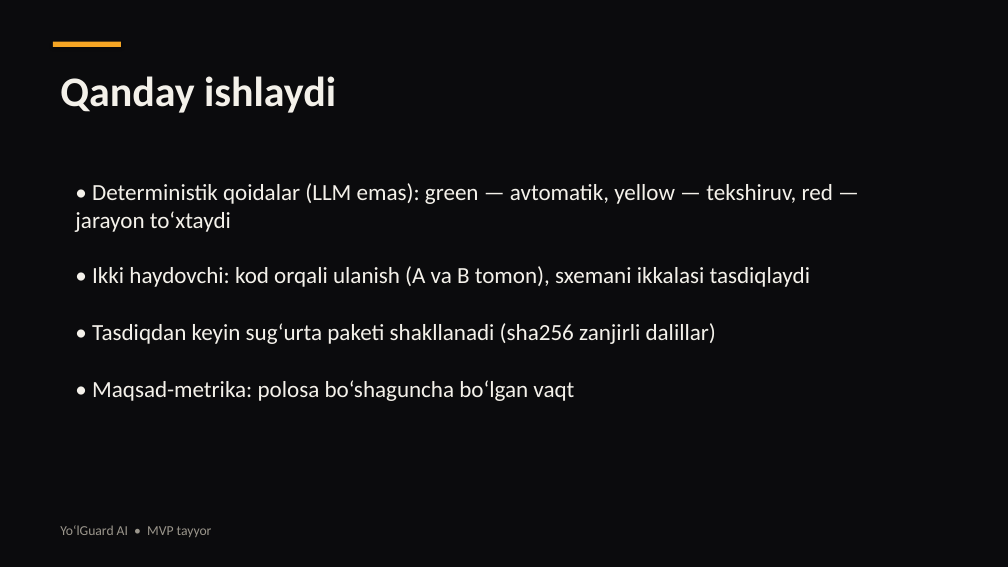
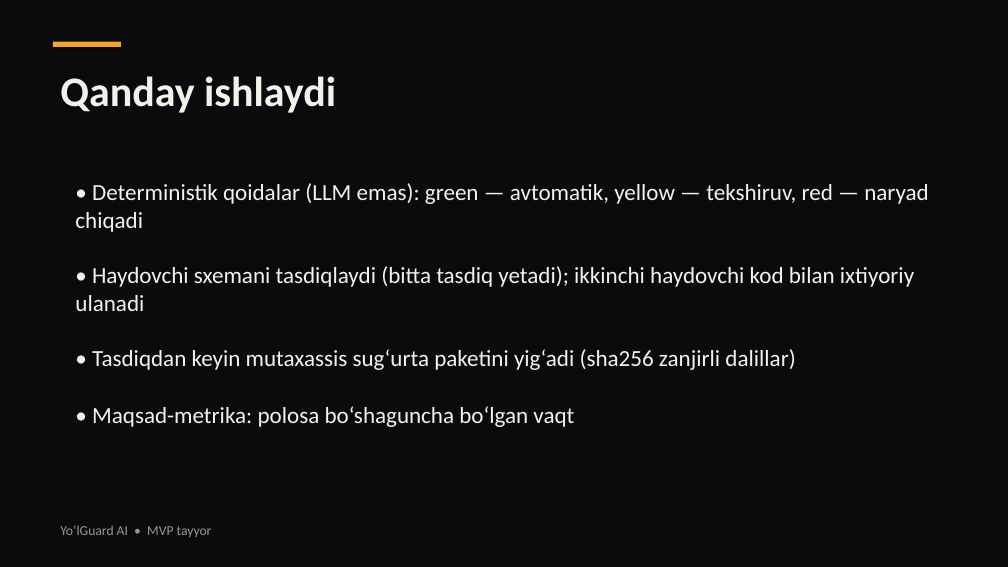
Before and after one commit to shokhruh123/yolguard, a slide deck: slide 4 of YoLGuard_Startup_Presentation.pptx. Drawn at 1008x567 pixels with LibreOffice and Linux fonts; fonts in the diff are those of the drawing. Boxes give left, top, right and bottom in pixels: in the first picture for what was removed or moved away, otherwise in the second. Text is boxed around its words. In the diff, an @@ line names an element or a change of style, - is before the commit and + after.

Commit message:
Yo'l Guard — iteration 5: staff-only EXE, single-confirm flow, dispatcher red texts, dynamic diagram (41 tests green)

```diff
--- a/YoLGuard_Startup_Presentation.pptx
+++ b/YoLGuard_Startup_Presentation.pptx
@@ text at box(75, 183, 929, 232): text changed @@
-• Deterministik qoidalar (LLM emas): green — avtomatik, yellow — tekshiruv, red — jarayon to‘xtaydi
+• Deterministik qoidalar (LLM emas): green — avtomatik, yellow — tekshiruv, red — naryad chiqadi
@@ text at box(75, 266, 914, 311): text changed @@
-• Ikki haydovchi: kod orqali ulanish (A va B tomon), sxemani ikkalasi tasdiqlaydi
+• Haydovchi sxemani tasdiqlaydi (bitta tasdiq yetadi); ikkinchi haydovchi kod bilan ixtiyoriy ulanadi
@@ text at box(92, 349, 795, 370): text changed @@
-• Tasdiqdan keyin sug‘urta paketi shakllanadi (sha256 zanjirli dalillar)
+• Tasdiqdan keyin mutaxassis sug‘urta paketini yig‘adi (sha256 zanjirli dalillar)
@@ text "• Maqsad-metrika: polosa bo‘shaguncha bo‘lgan ...": place and size @@
-text "• Maqsad-metrika: polosa bo‘shaguncha bo‘lgan ..." at box(92, 380, 574, 401)
+text "• Maqsad-metrika: polosa bo‘shaguncha bo‘lgan ..." at box(92, 406, 574, 427)
```
Also in this commit, not shown: 15 other files.
